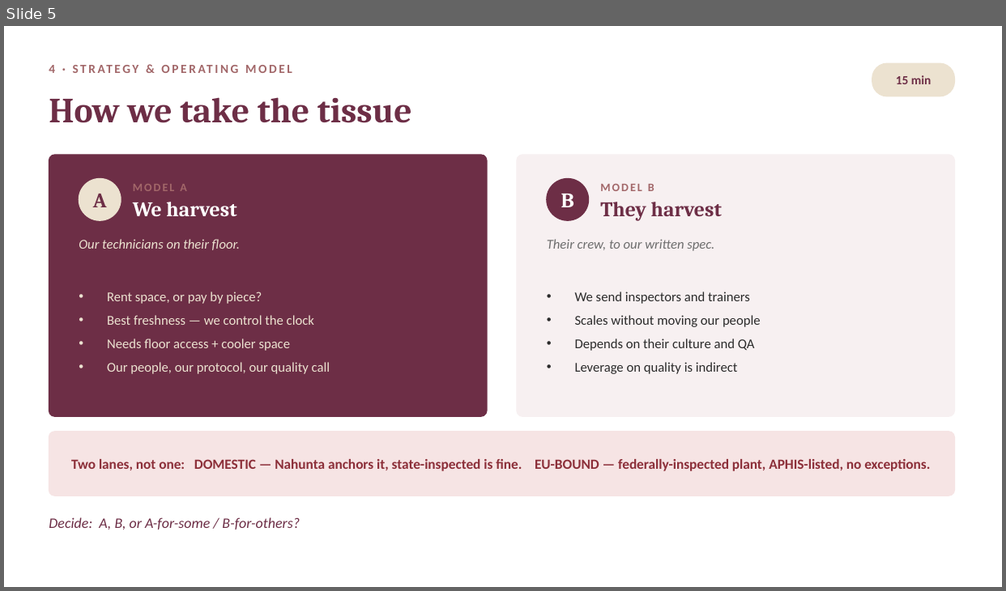
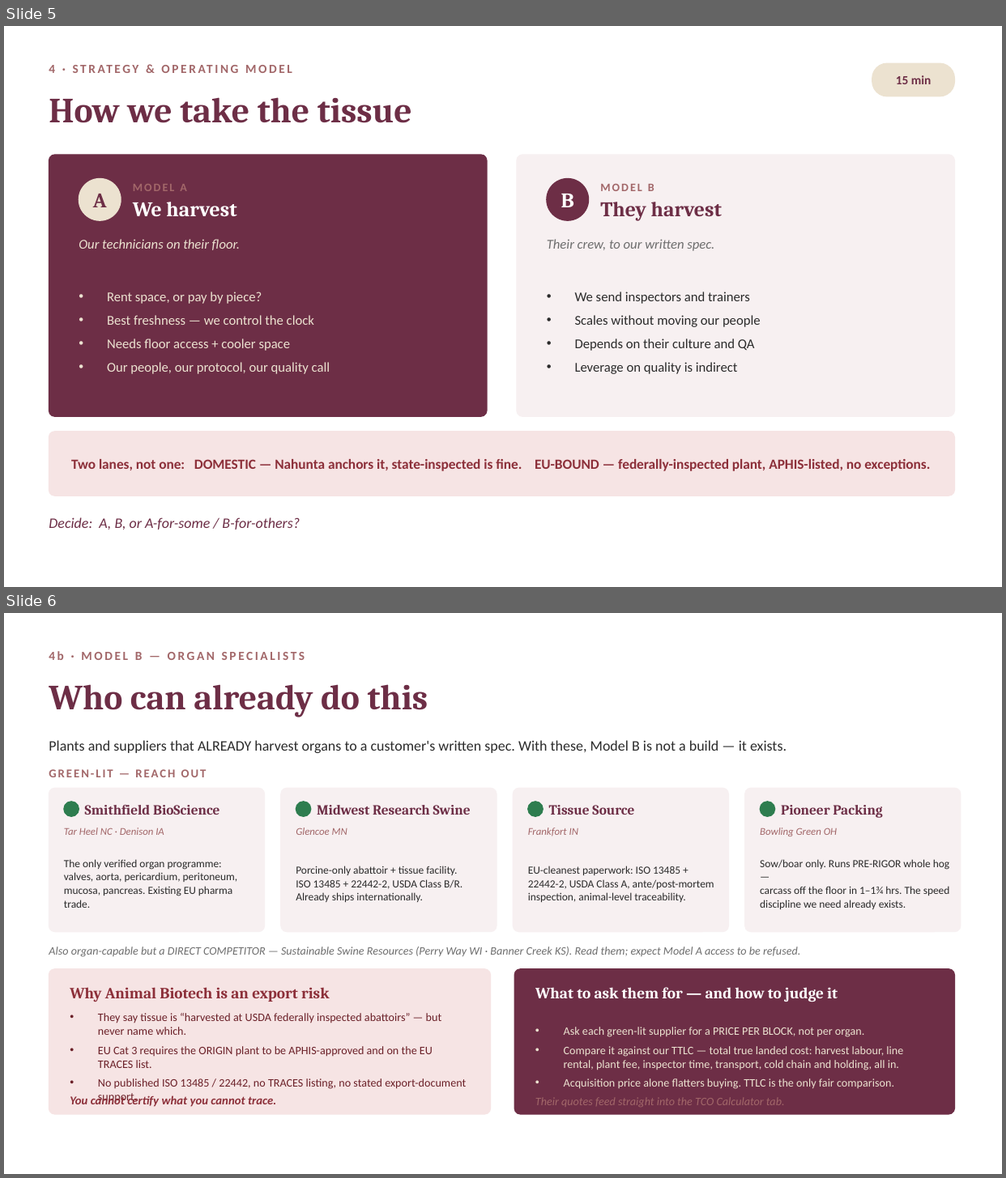
Before and after one commit to naviero1/Claude-Works, a slide deck: Tissue Supplier Research/Supplier_Strategy_Meeting.pptx. Shown one above the other, each under a label of ours: slide 5 before the commit, slides 5 and 6 after it. The pictures are 1006x591 and 1006x1178 pixels, drawn with LibreOffice and Linux fonts; fonts in the diff are those of the drawing. Boxes give left, top, right and bottom in pixels: in the first picture for what was removed or moved away, otherwise in the second. Text is boxed around its words. In the diff, an @@ line names an element or a change of style, - is before the commit and + after.

```diff
--- a/Tissue Supplier Research/Supplier_Strategy_Meeting.pptx
+++ b/Tissue Supplier Research/Supplier_Strategy_Meeting.pptx
@@ slide 6 added at box(4, 613, 1002, 1174), background #FFFFFF @@
@@ text added at box(49, 651, 305, 660), 12 pt, text #A26769, bold @@
+4b · MODEL B — ORGAN SPECIALISTS
@@ text added at box(49, 684, 428, 717), 34 pt, text #6D2E46, bold @@
+Who can already do this
@@ text added at box(49, 740, 786, 753), 14 pt, text #2B2B2B @@
+Plants and suppliers that ALREADY harvest organs to a customer's written spec. With these, Model B is not a build — it exists.
@@ text added at box(49, 769, 206, 777), 11.5 pt, text #A26769, bold @@
+GREEN-LIT — REACH OUT
@@ rounded rectangle added at box(49, 788, 265, 932), fill #F7F0F1, outline #F7F0F1 1 pt @@
@@ ellipse added at box(64, 802, 79, 816), fill #2E7D4F, outline #2E7D4F 1 pt @@
@@ text added at box(85, 804, 220, 815), 13.5 pt, text #6D2E46, bold @@
+Smithfield BioScience
@@ rounded rectangle added at box(281, 788, 496, 932), fill #F7F0F1, outline #F7F0F1 1 pt @@
@@ ellipse added at box(296, 802, 311, 816), fill #2E7D4F, outline #2E7D4F 1 pt @@
@@ text added at box(317, 805, 471, 815), 13.5 pt, text #6D2E46, bold @@
+Midwest Research Swine
@@ rounded rectangle added at box(513, 788, 729, 932), fill #F7F0F1, outline #F7F0F1 1 pt @@
@@ ellipse added at box(528, 802, 543, 816), fill #2E7D4F, outline #2E7D4F 1 pt @@
@@ text added at box(549, 805, 634, 815), 13.5 pt, text #6D2E46, bold @@
+Tissue Source
@@ rounded rectangle added at box(745, 788, 961, 932), fill #F7F0F1, outline #F7F0F1 1 pt @@
@@ ellipse added at box(760, 802, 775, 816), fill #2E7D4F, outline #2E7D4F 1 pt @@
@@ text added at box(781, 805, 882, 818), 13.5 pt, text #6D2E46, bold @@
+Pioneer Packing
@@ text added at box(64, 828, 164, 835), 10 pt, text #A26769, italic @@
+Tar Heel NC · Denison IA
@@ text added at box(296, 828, 347, 835), 10 pt, text #A26769, italic @@
+Glencoe MN
@@ text added at box(528, 828, 578, 837), 10 pt, text #A26769, italic @@
+Frankfort IN
@@ text added at box(760, 828, 837, 837), 10 pt, text #A26769, italic @@
+Bowling Green OH
@@ text added at box(64, 859, 238, 908), 10.5 pt, text #2B2B2B @@
+The only verified organ programme:
+valves, aorta, pericardium, peritoneum,
+mucosa, pancreas. Existing EU pharma trade.
@@ text added at box(296, 866, 462, 902), 10.5 pt, text #2B2B2B @@
+Porcine-only abattoir + tissue facility.
+ISO 13485 + 22442-2, USDA Class B/R.
+Already ships internationally.
@@ text added at box(528, 866, 714, 902), 10.5 pt, text #2B2B2B @@
+EU-cleanest paperwork: ISO 13485 +
+22442-2, USDA Class A, ante/post-mortem
+inspection, animal-level traceability.
@@ text added at box(760, 859, 950, 909), 10.5 pt, text #2B2B2B @@
+Sow/boar only. Runs PRE-RIGOR whole hog —
+carcass off the floor in 1–1¾ hrs. The speed
+discipline we need already exists.
@@ text added at box(49, 947, 800, 957), 11 pt, text #6E6E6E, italic @@
+Also organ-capable but a DIRECT COMPETITOR — Sustainable Swine Resources (Perry Way WI · Banner Creek KS). Read them; expect Model A access to be refused.
@@ rounded rectangle added at box(49, 969, 491, 1114), fill #F6E4E4, outline #F6E4E4 1 pt @@
@@ rounded rectangle added at box(514, 969, 955, 1114), fill #6D2E46, outline #6D2E46 1 pt @@
@@ text added at box(70, 987, 330, 1002), 15 pt, text #8C2F39, bold @@
+Why Animal Biotech is an export risk
@@ text added at box(535, 987, 837, 1002), 15 pt, text #FFFFFF, bold @@
+What to ask them for — and how to judge it
@@ text added at box(98, 1013, 466, 1104), 11 pt, text #6B2028 @@
+• They say tissue is “harvested at USDA federally inspected abattoirs” — but never name which.
+• EU Cat 3 requires the ORIGIN plant to be APHIS-approved and on the EU TRACES list.
+• No published ISO 13485 / 22442, no TRACES listing, no stated export-document support.
@@ text added at box(564, 1027, 903, 1089), 11 pt, text #ECE2D0 @@
+• Ask each green-lit supplier for a PRICE PER BLOCK, not per organ.
+• Compare it against our TTLC — total true landed cost: harvest labour, line rental, plant fee, inspector time, transport, cold chain and holding, all in.
+• Acquisition price alone flatters buying. TTLC is the only fair comparison.
@@ text added at box(70, 1094, 276, 1107), 11.5 pt, text #8C2F39, bold, italic @@
+You cannot certify what you cannot trace.
@@ text added at box(535, 1097, 785, 1107), 11 pt, text #A26769, italic @@
+Their quotes feed straight into the TCO Calculator tab.
```
